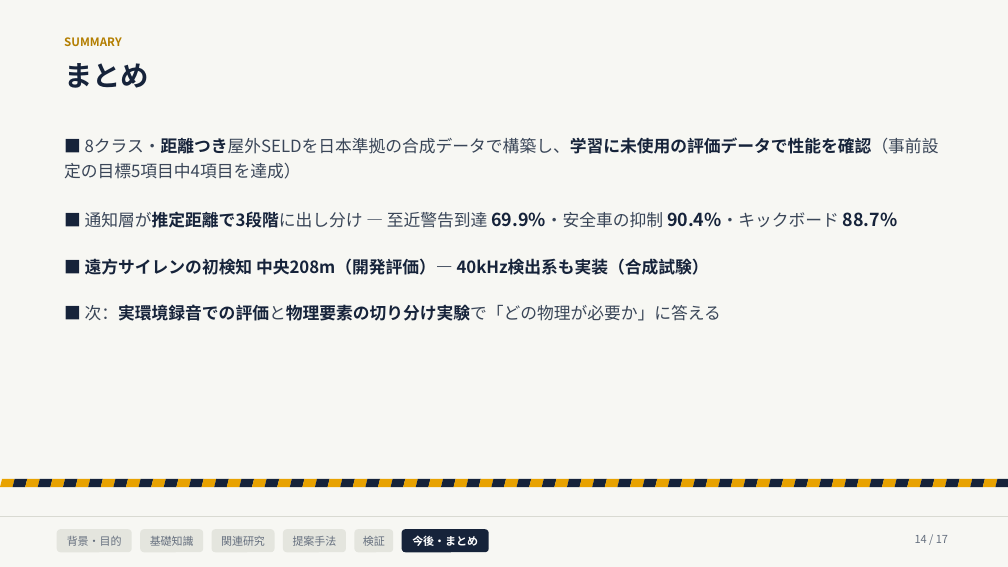
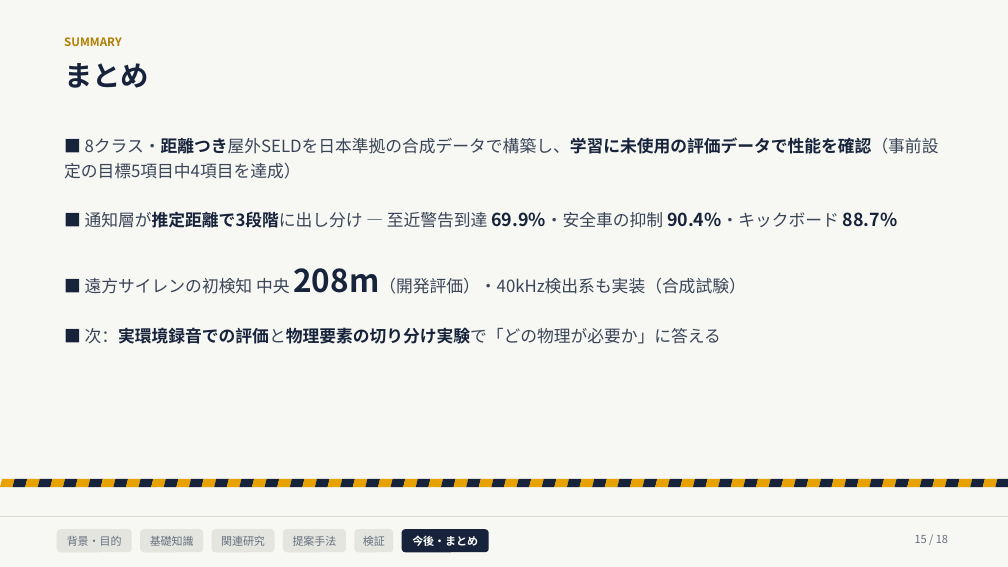
Before and after one commit to Noosdoo/outdoor-seld-sim, a slide deck: slide 15 of md/seminar/中間発表スライド_2026-08-10.pptx (slide 14 before the commit). Drawn at 1008x567 pixels with LibreOffice and Linux fonts; fonts in the diff are those of the drawing. Boxes give left, top, right and bottom in pixels: in the first picture for what was removed or moved away, otherwise in the second. Text is boxed around its words. In the diff, an @@ line names an element or a change of style, - is before the commit and + after.

```diff
--- a/md/seminar/中間発表スライド_2026-08-10.pptx
+++ b/md/seminar/中間発表スライド_2026-08-10.pptx
@@ text at bbox=[85, 268, 745, 294]: text changed; text colour #16233A to #3A4658; bold off @@
-■ 遠方サイレンの初検知 中央208m（開発評価）— 40kHz検出系も実装（合成試験）
+■ 遠方サイレンの初検知 中央 208m（開発評価）・40kHz検出系も実装（合成試験）
@@ text at bbox=[915, 535, 948, 543]: text changed @@
-14 / 17
+15 / 18
```
Also in this commit, not shown: 16 other slides changed, 1 slide added, 3 other files.
